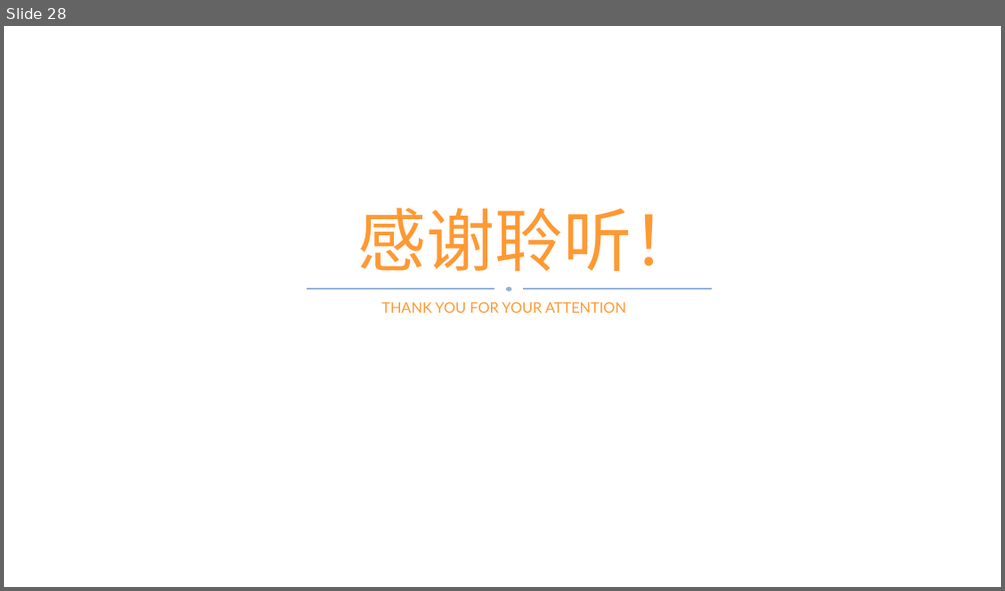
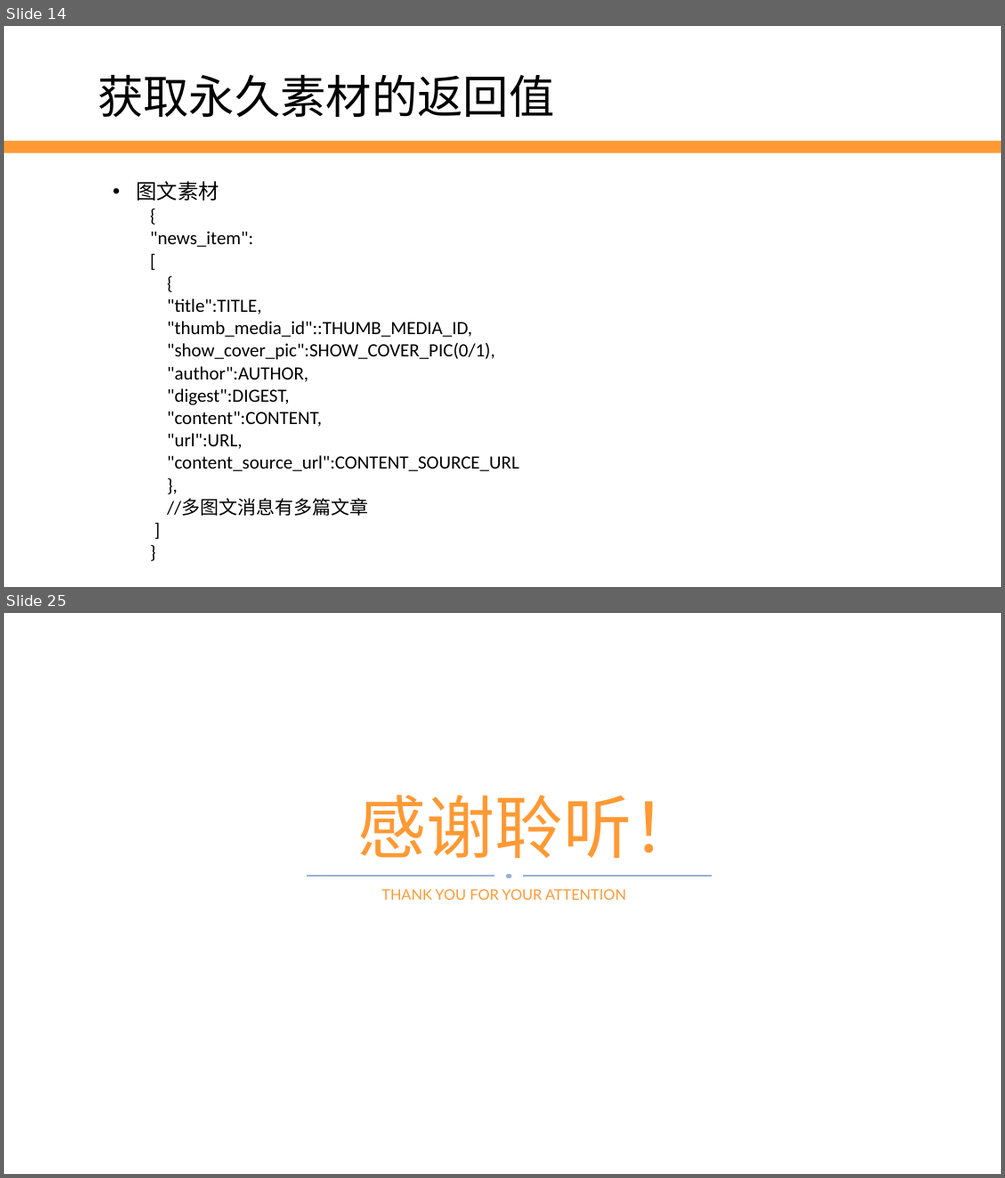
Before and after one commit to edu2act/2017-2018_1st_Wechat_Web_Programming, a slide deck: 第7讲 素材与图文消息.pptx. Shown one above the other, each under a label of ours: slide 28 before the commit, slides 14 and 25 after it; the slides between them are not shown. The pictures are 1005x591 and 1005x1178 pixels, drawn with LibreOffice and Linux fonts; fonts in the diff are those of the drawing; background and template pictures are left out. Boxes give left, top, right and bottom in pixels: in the first picture for what was removed or moved away, otherwise in the second. Text is boxed around its words. In the diff, an @@ line names an element or a change of style, - is before the commit and + after.

Commit message:
7 media update

```diff
--- a/第7讲 素材与图文消息.pptx
+++ b/第7讲 素材与图文消息.pptx
@@ slide 14 added at [4, 26, 1001, 587], background #FFFFFF @@
@@ text added at [97, 74, 554, 117], 44 pt, text #000000 @@
+获取永久素材的返回值
@@ rectangle added at [4, 141, 1001, 153], fill #FF9933 @@
@@ text added at [136, 181, 519, 516], 18 pt, text #000000 @@
+• 图文素材
+  {
+  "news_item":
+  [
+  {
+  "title":TITLE,
+  "thumb_media_id"::THUMB_MEDIA_ID,
+  "show_cover_pic":SHOW_COVER_PIC(0/1),
+  "author":AUTHOR,
+  "digest":DIGEST,
+  "content":CONTENT,
+  "url":URL,
+  "content_source_url":CONTENT_SOURCE_URL
+  },
+  //多图文消息有多篇文章
+  ]
+  }
@@ what was slide 28 is now slide 25 @@
```
Also in this commit, not shown: 4 slides changed, 18 other slides added, 22 slides removed, 1 other file.
